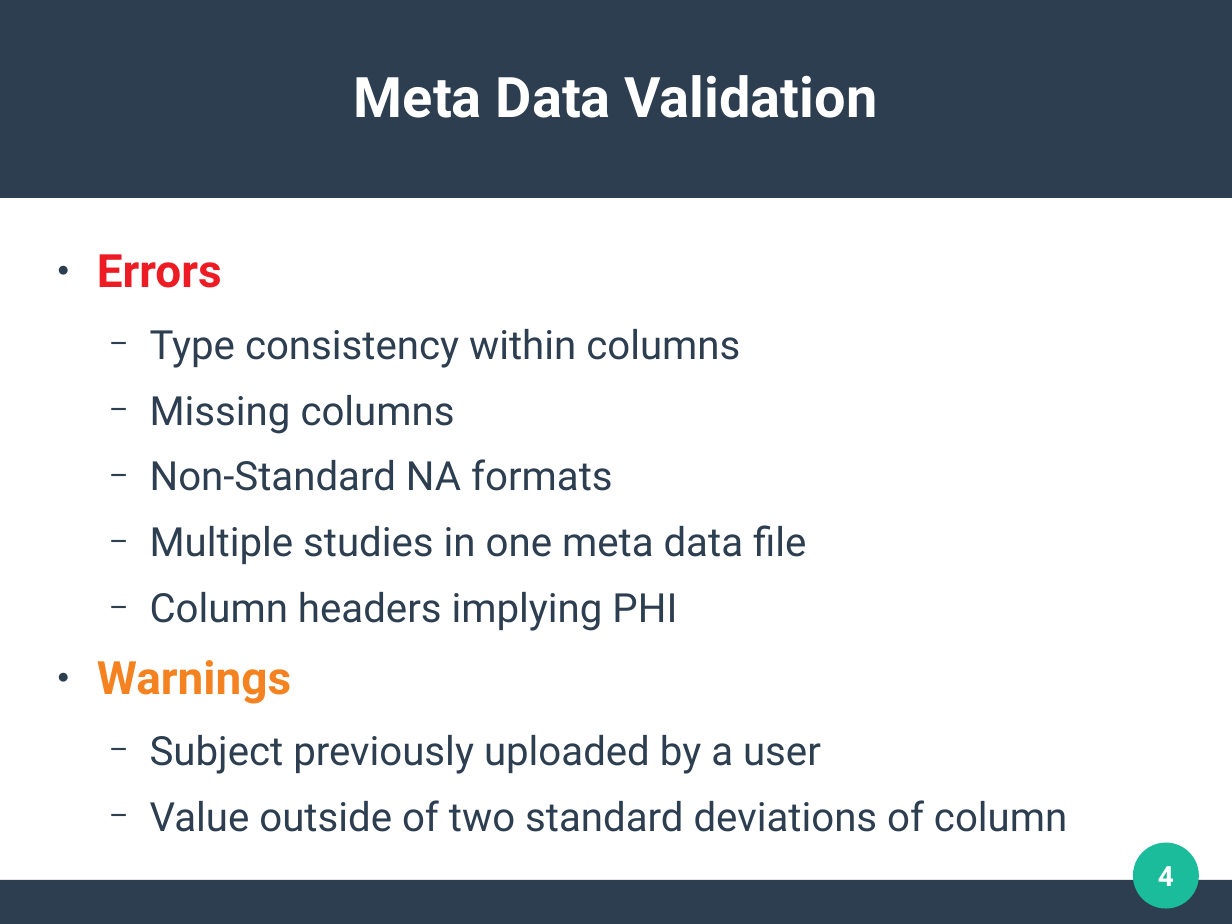
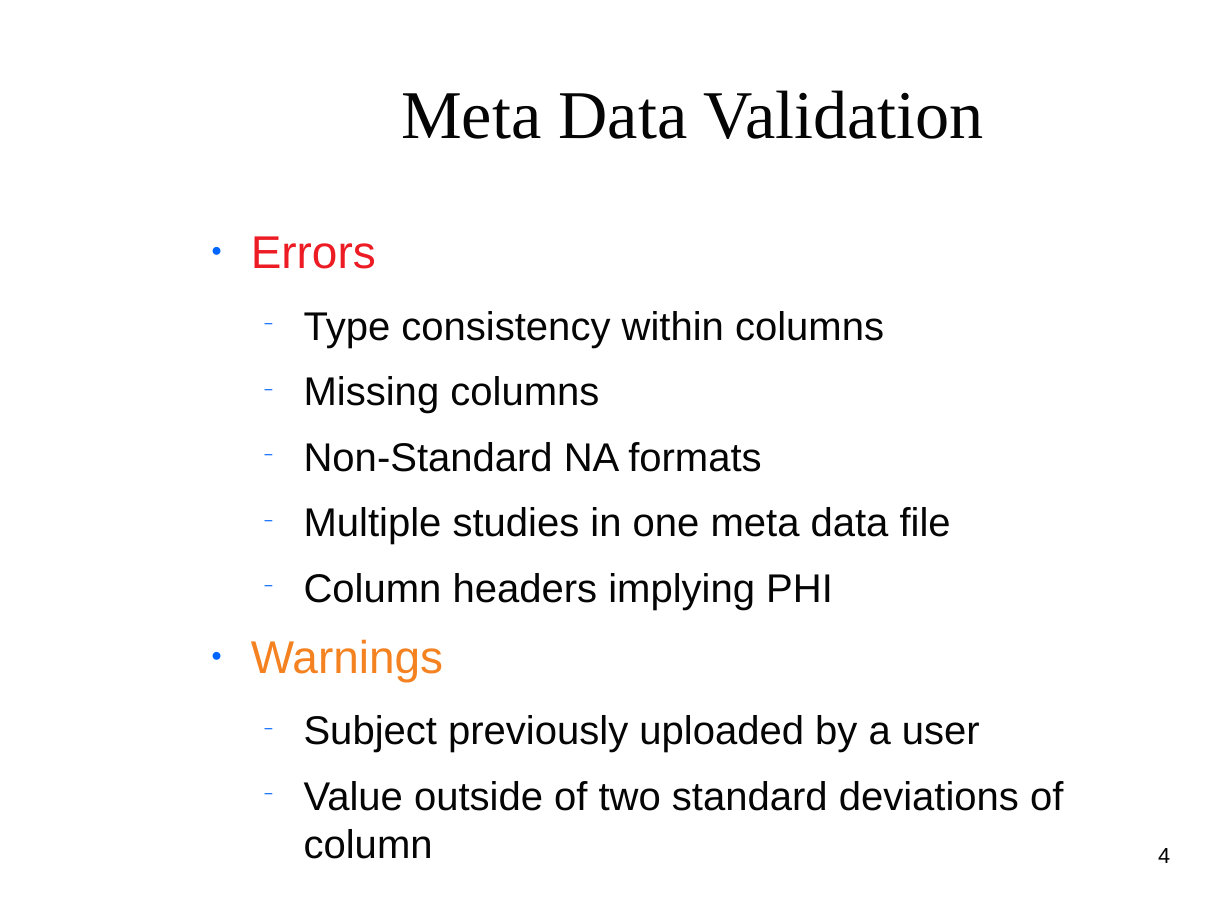
Before and after one commit to clemente-lab/mmeds-meta, a slide deck: slide 4 of sql/mmeds.odp. Drawn at 1232x924 pixels with LibreOffice and Linux fonts; fonts in the diff are those of the drawing; background and template pictures are left out. Boxes give left, top, right and bottom in pixels: in the first picture for what was removed or moved away, otherwise in the second. Text is boxed around its words. In the diff, an @@ line names an element or a change of style, - is before the commit and + after.

```diff
--- a/sql/mmeds.odp
+++ b/sql/mmeds.odp
@@ rectangle removed at box(0, 0, 1232, 198) @@
@@ title "Meta Data Validation": place and size @@
-title "Meta Data Validation" at box(354, 75, 878, 118)
+title "Meta Data Validation" at box(401, 90, 983, 139)
@@ title "Meta Data Validation" at box(401, 90, 983, 139): size 36 to 44 pt, font Roboto to Times New Roman, text colour #FFFFFF to #050505, bold off @@
@@ text "Errors": place and size @@
-text "Errors" at box(97, 254, 1067, 832)
+text "Errors" at box(251, 236, 1063, 859)
@@ text "Errors" at box(251, 236, 1063, 859): font Roboto to Arial, size 25.9 to 25.8 pt, text colour #2C3E50 to #050505; bold off in "Errors", "Warnings"; bullet colour #2C3E50 to #0066FF @@
@@ page number: place and size @@
-page number at box(1158, 866, 1174, 886)
+page number at box(1158, 848, 1170, 863)
@@ page number at box(1158, 848, 1170, 863): size 18 to 14 pt, font Roboto to Arial, text colour #FFFFFF to #000000, bold off; alignment centre to right; vertical alignment middle to top @@
@@ ellipse removed at box(1134, 843, 1200, 909) @@
@@ rectangle removed at box(0, 880, 1232, 923) @@
```
Also in this commit, not shown: 24 other slides changed, 3 slides added, 4 other files.
